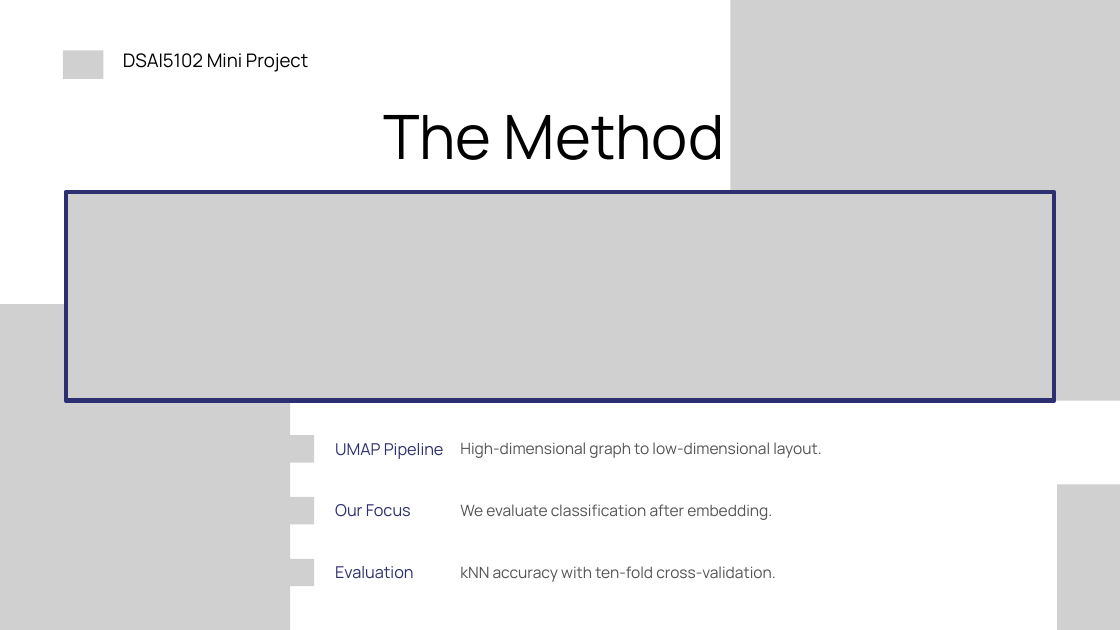
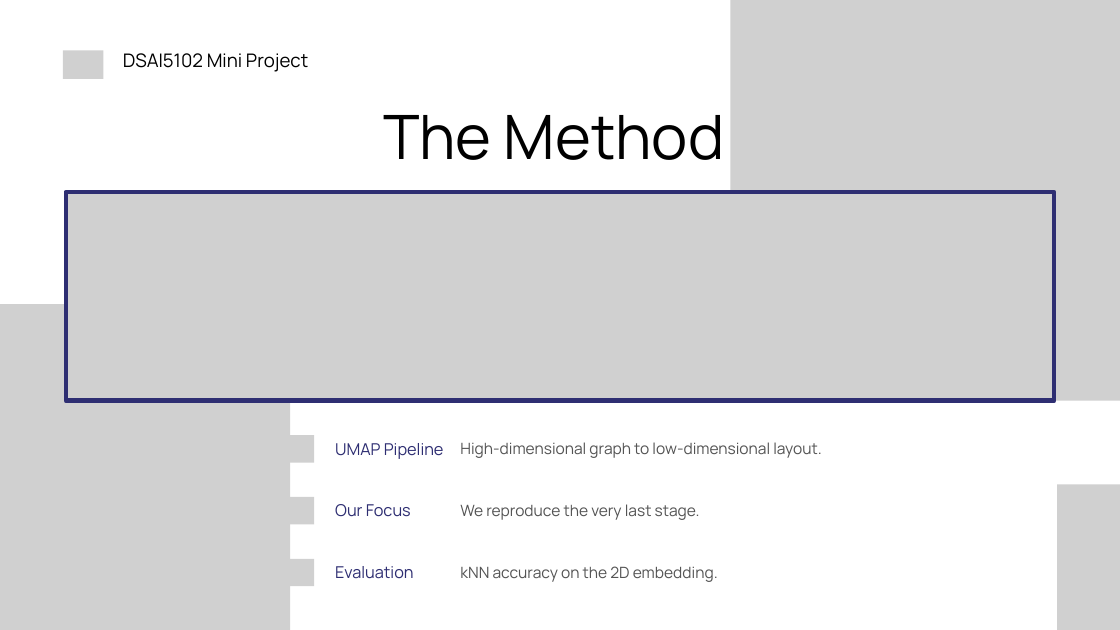
Before and after one commit to PKLgames/dsai5102MiniProject, a slide deck: slide 3 of slides/DSAI5102_Group16_Slides.pptx. Drawn at 1120x630 pixels with LibreOffice and Linux fonts; fonts in the diff are those of the drawing; grey boxes stand for pictures. Boxes give left, top, right and bottom in pixels: in the first picture for what was removed or moved away, otherwise in the second. Text is boxed around its words. In the diff, an @@ line names an element or a change of style, - is before the commit and + after.

```diff
--- a/slides/DSAI5102_Group16_Slides.pptx
+++ b/slides/DSAI5102_Group16_Slides.pptx
@@ text at [460, 504, 700, 520]: text changed @@
-We evaluate classification after embedding.
+We reproduce the very last stage.
@@ text at [460, 566, 718, 582]: text changed @@
-kNN accuracy with ten-fold cross-validation.
+kNN accuracy on the 2D embedding.
```
Also in this commit, not shown: 7 other slides changed, 1 other file.
